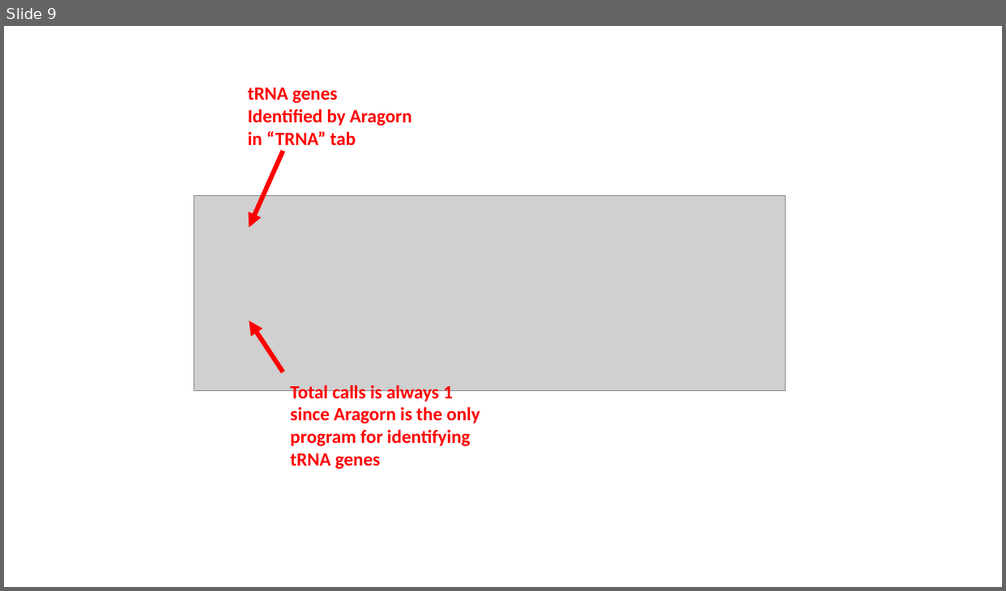
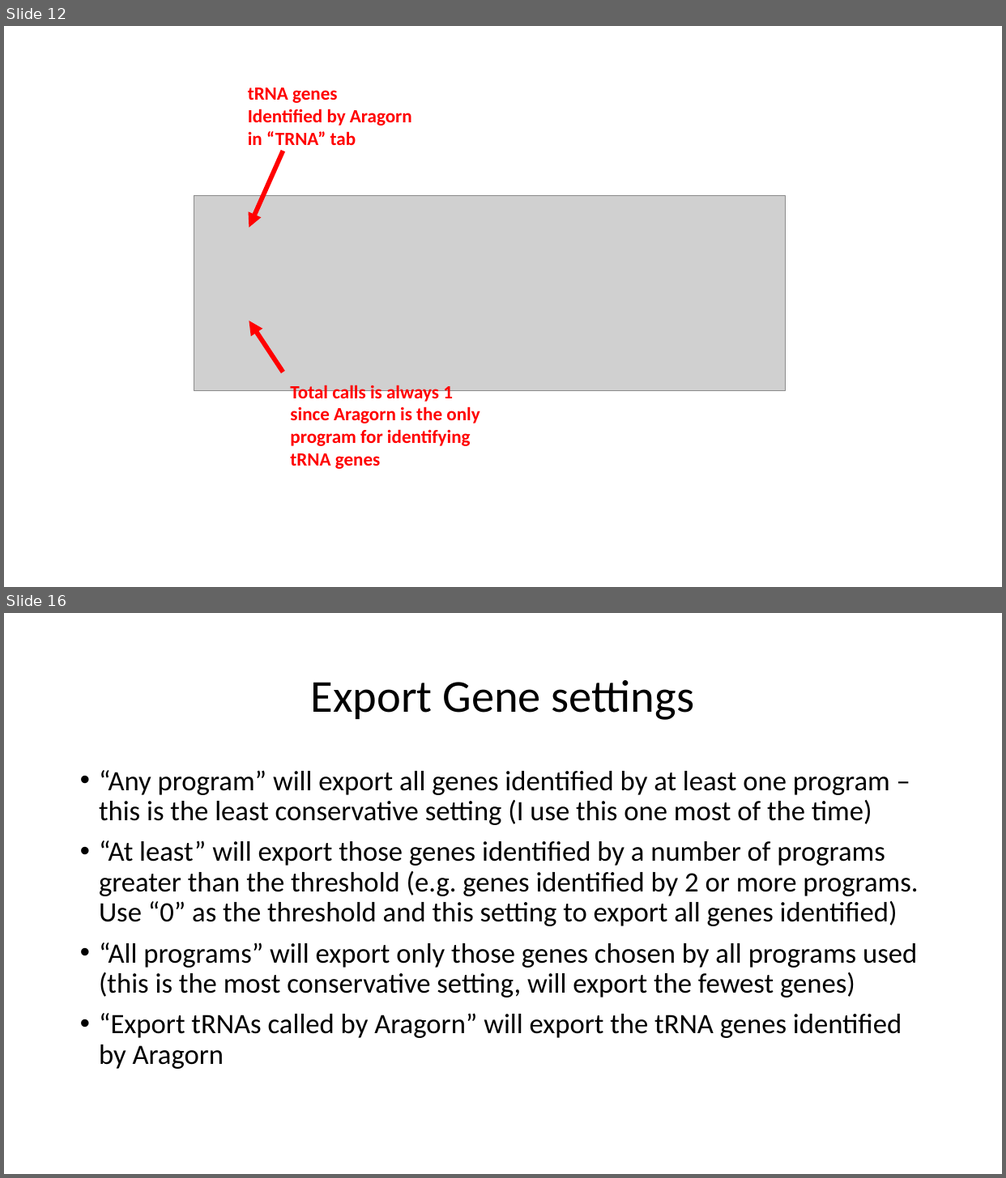
Before and after one commit to sarah-harris/PhageCommander, a slide deck: Phage Commander User Guide.pptx. Shown one above the other, each under a label of ours: slide 9 before the commit, slides 12 and 16 after it; the slides between them are not shown. The pictures are 1006x591 and 1006x1178 pixels, drawn with LibreOffice and Linux fonts; fonts in the diff are those of the drawing; grey boxes stand for pictures. Boxes give left, top, right and bottom in pixels: in the first picture for what was removed or moved away, otherwise in the second. Text is boxed around its words. In the diff, an @@ line names an element or a change of style, - is before the commit and + after.

```diff
--- a/Phage Commander User Guide.pptx
+++ b/Phage Commander User Guide.pptx
@@ slide 16 added at (4, 613, 1002, 1174), background #FFFFFF @@
@@ title added at (311, 680, 694, 720), 44 pt, text #000000 @@
+Export Gene settings
@@ text added at (99, 770, 918, 1069), 27 pt, text #000000 @@
+• “Any program” will export all genes identified by at least one program – this is the least conservative setting (I use this one most of the time)
+• “At least” will export those genes identified by a number of programs greater than the threshold (e.g. genes identified by 2 or more programs. Use “0” as the threshold and this setting to export all genes identified)
+• “All programs” will export only those genes chosen by all programs used (this is the most conservative setting, will export the fewest genes)
+• “Export tRNAs called by Aragorn” will export the tRNA genes identified by Aragorn
@@ what was slide 9 is now slide 12 @@
```
Also in this commit, not shown: 9 slides changed, 5 other slides added, 39 other files.
